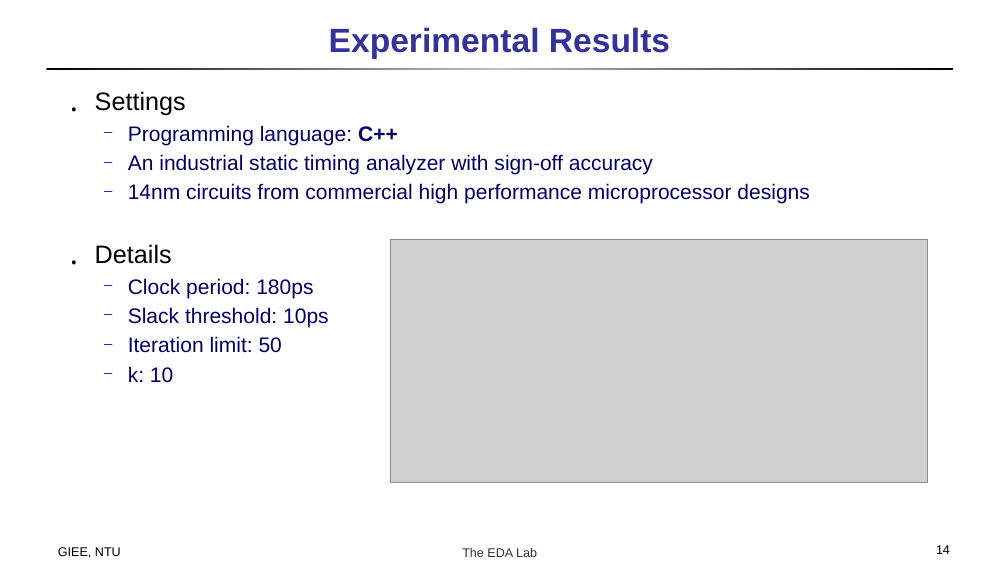
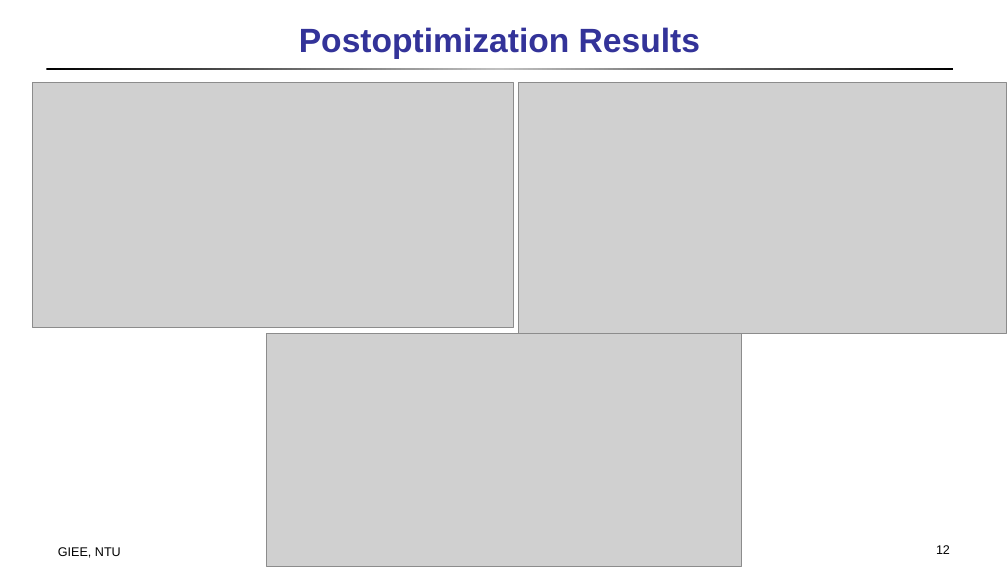
Before and after one commit to doctry/paper, a slide deck: slide 12 of incremental placement routing/Incremental Timing-Driven Placement With Approximated Signoff Wire Delay and Regression-Based Cell Delay.pptx (slide 14 before the commit). Drawn at 1008x567 pixels with LibreOffice and Linux fonts; fonts in the diff are those of the drawing; grey boxes stand for pictures. Boxes give left, top, right and bottom in pixels: in the first picture for what was removed or moved away, otherwise in the second. Text is boxed around its words. In the diff, an @@ line names an element or a change of style, - is before the commit and + after.

Commit message:
finish

```diff
--- a/incremental placement routing/Incremental Timing-Driven Placement With Approximated Signoff Wire Delay and Regression-Based Cell Delay.pptx
+++ b/incremental placement routing/Incremental Timing-Driven Placement With Approximated Signoff Wire Delay and Regression-Based Cell Delay.pptx
@@ title at (x1=299, y1=27, x2=700, y2=59): text changed @@
-Experimental Results
+Postoptimization Results
@@ picture added at (x1=33, y1=82, x2=513, y2=327) @@
@@ picture added at (x1=519, y1=82, x2=1007, y2=333) @@
@@ text removed at (x1=95, y1=91, x2=809, y2=383) @@
-․ Settings
-  ─ Programming language: C++
-  ─ An industrial static timing analyzer with sign-off accuracy
-  ─ 14nm circuits from commercial high performance microprocessor designs
-․ Details
-  ─ Clock period: 180ps
-  ─ Slack threshold: 10ps
-  ─ Iteration limit: 50
-  ─ k: 10
@@ picture removed at (x1=391, y1=240, x2=928, y2=483) @@
@@ picture added at (x1=267, y1=333, x2=741, y2=567) @@
@@ text removed at (x1=462, y1=548, x2=537, y2=557) @@
-The EDA Lab
@@ page number at (x1=936, y1=545, x2=950, y2=554): text changed @@
-14
+12
```
Also in this commit, not shown: 3 other slides changed, 2 slides added, 3 slides removed.
